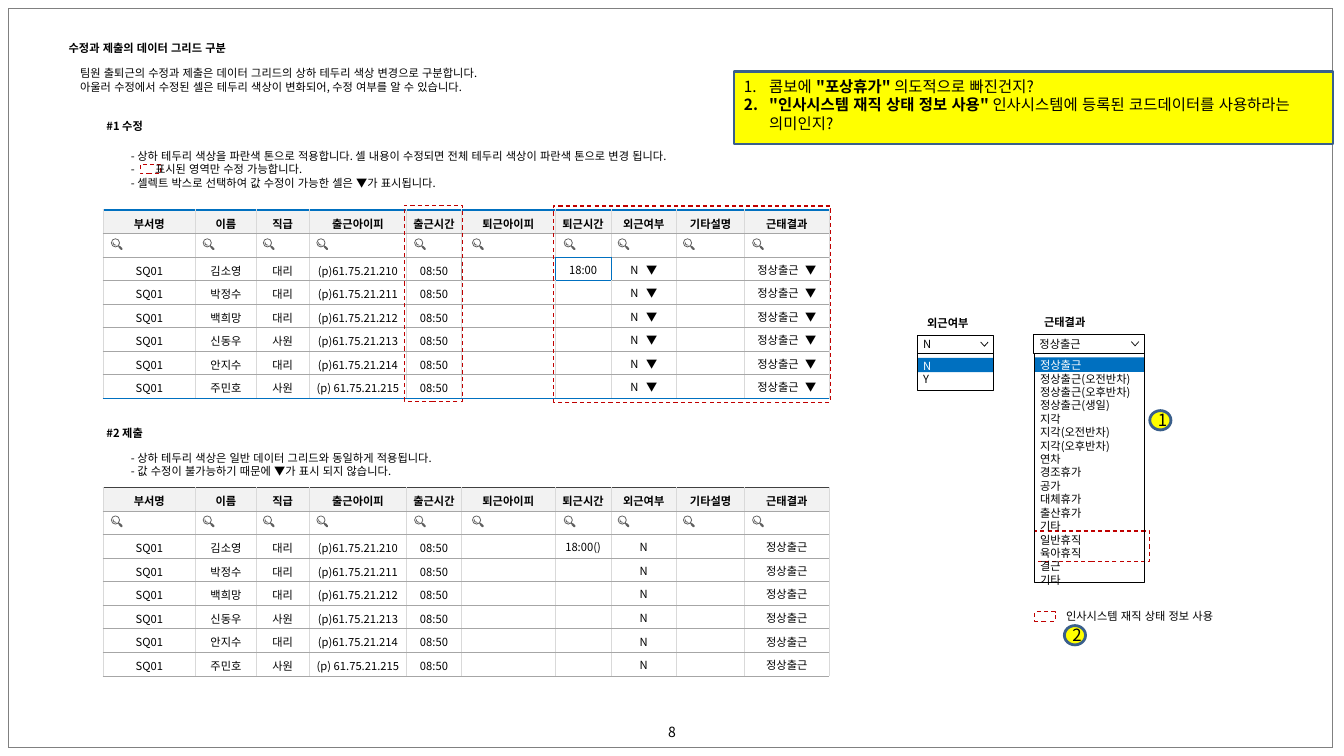
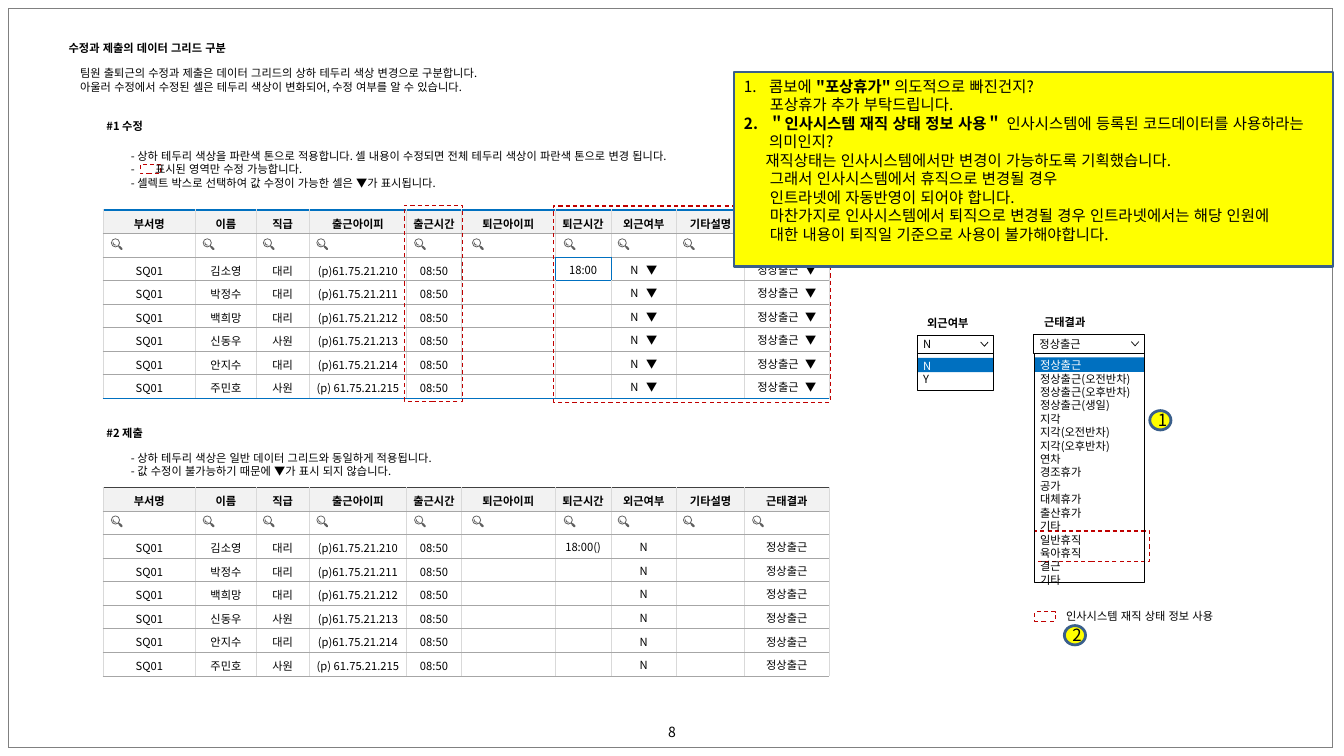
Before and after one commit to yamdeng/coms_groupware, a slide deck: slide 8 of docs/컴즈_인트라넷 시스템_화면 설계서_V0.80_안용성질의사항_1004.pptx. Drawn at 1344x756 pixels with LibreOffice and Linux fonts; fonts in the diff are those of the drawing. Boxes give left, top, right and bottom in pixels: in the first picture for what was removed or moved away, otherwise in the second. Text is boxed around its words. In the diff, an @@ line names an element or a change of style, - is before the commit and + after.

Commit message:
기획서 정리

```diff
--- a/docs/컴즈_인트라넷 시스템_화면 설계서_V0.80_안용성질의사항_1004.pptx
+++ b/docs/컴즈_인트라넷 시스템_화면 설계서_V0.80_안용성질의사항_1004.pptx
@@ rectangle "콤보에 "포상휴가" 의도적으로 빠진건지?": place and size @@
-rectangle "콤보에 "포상휴가" 의도적으로 빠진건지?" at (734,72,1333,144)
+rectangle "콤보에 "포상휴가" 의도적으로 빠진건지?" at (734,72,1333,266)
@@ text in rectangle at (766,97,1304,242): text changed @@
-2. "인사시스템 재직 상태 정보 사용" 인사시스템에 등록된 코드데이터를 사용하라는 의미인지?
+포상휴가 추가 부탁드립니다.
+1. ＂인사시스템 재직 상태 정보 사용＂ 인사시스템에 등록된 코드데이터를 사용하라는 의미인지?
+재직상태는 인사시스템에서만 변경이 가능하도록 기획했습니다.
+그래서 인사시스템에서 휴직으로 변경될 경우
+인트라넷에 자동반영이 되어야 합니다.
+마찬가지로 인사시스템에서 퇴직으로 변경될 경우 인트라넷에서는 해당 인원에
+대한 내용이 퇴직일 기준으로 사용이 불가해야합니다.
@@ freeform shape removed at (752,238,764,250) @@
```
Also in this commit, not shown: 17 other slides changed, 20 other files.
